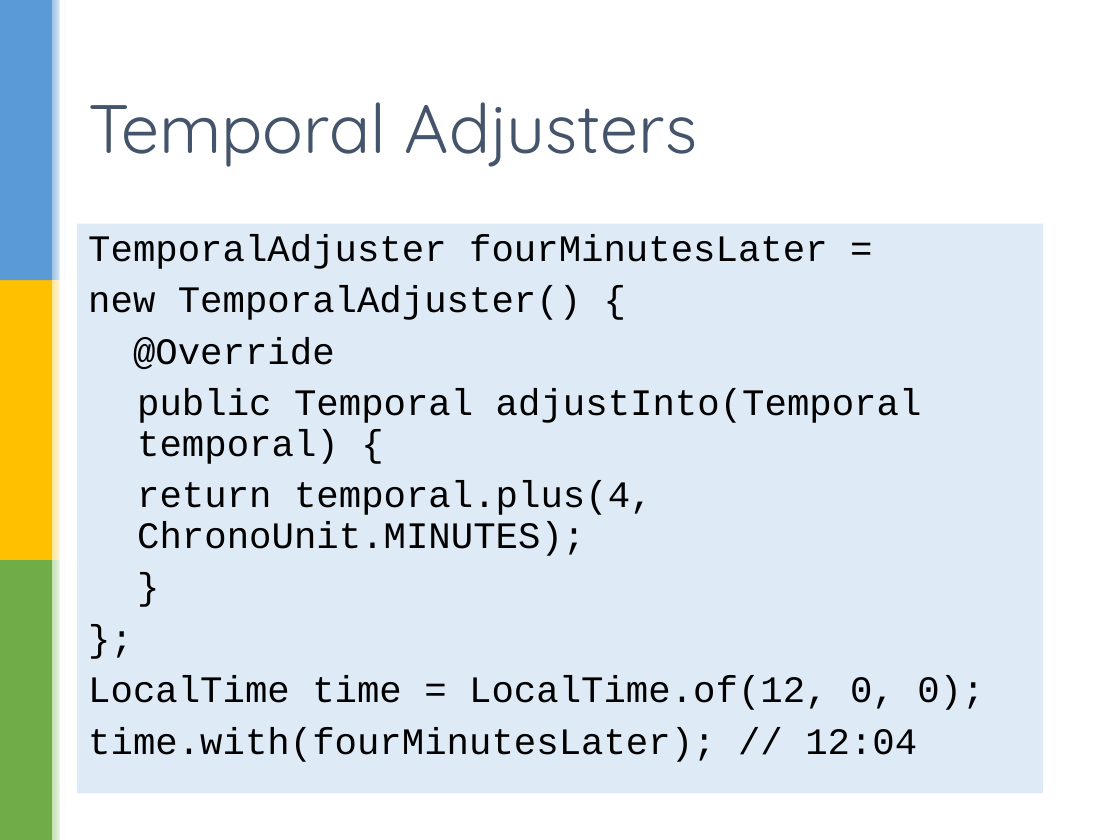
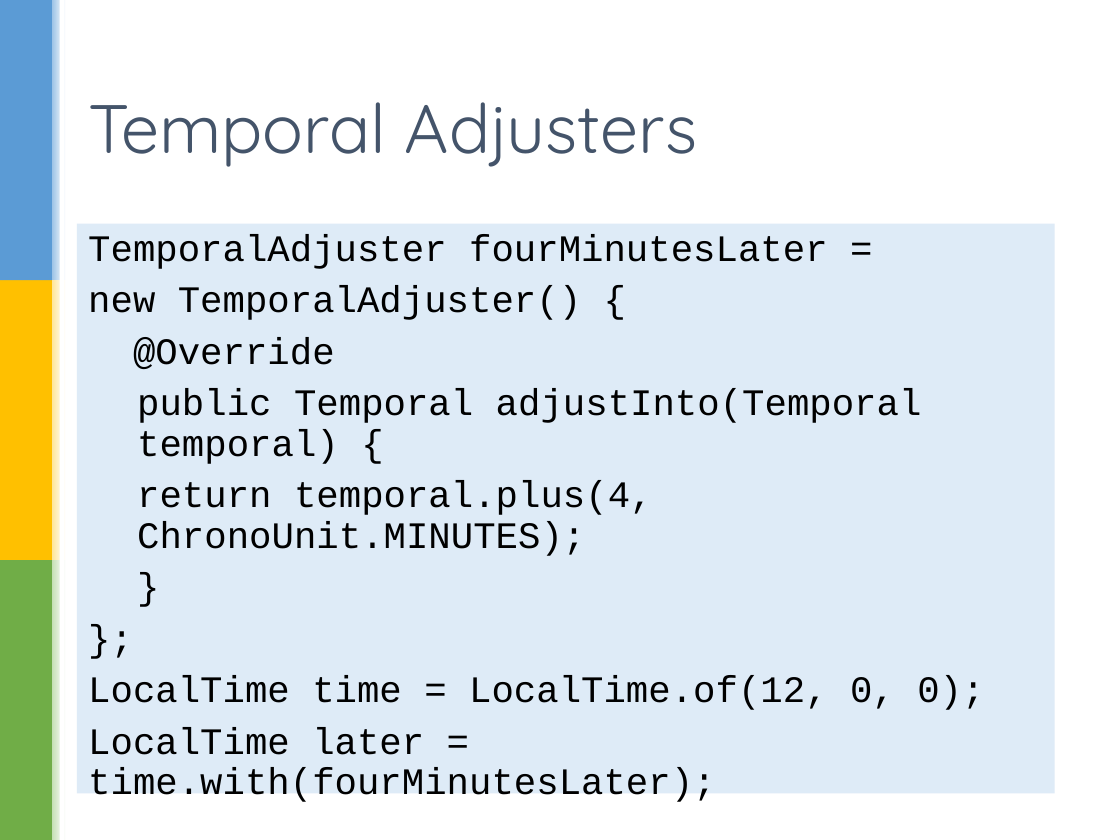
Before and after one commit to sualeh/make-a-date, a slide deck: slide 29 of Java 8 Date and Time API.pptx. Drawn at 1120x840 pixels with LibreOffice and Linux fonts; fonts in the diff are those of the drawing; background and template pictures are left out. Boxes give left, top, right and bottom in pixels: in the first picture for what was removed or moved away, otherwise in the second. Text is boxed around its words. In the diff, an @@ line names an element or a change of style, - is before the commit and + after.

```diff
--- a/Java 8 Date and Time API.pptx
+++ b/Java 8 Date and Time API.pptx
@@ text "TemporalAdjuster fourMinutesLater =" resized from (x1=77, y1=224, x2=1043, y2=794) to (x1=77, y1=224, x2=1055, y2=794) @@
@@ text at (x1=88, y1=727, x2=715, y2=802): text changed @@
-time.with(fourMinutesLater); // 12:04
+LocalTime later = time.with(fourMinutesLater);
```
Also in this commit, not shown: 7 other slides changed, 1 other file.
